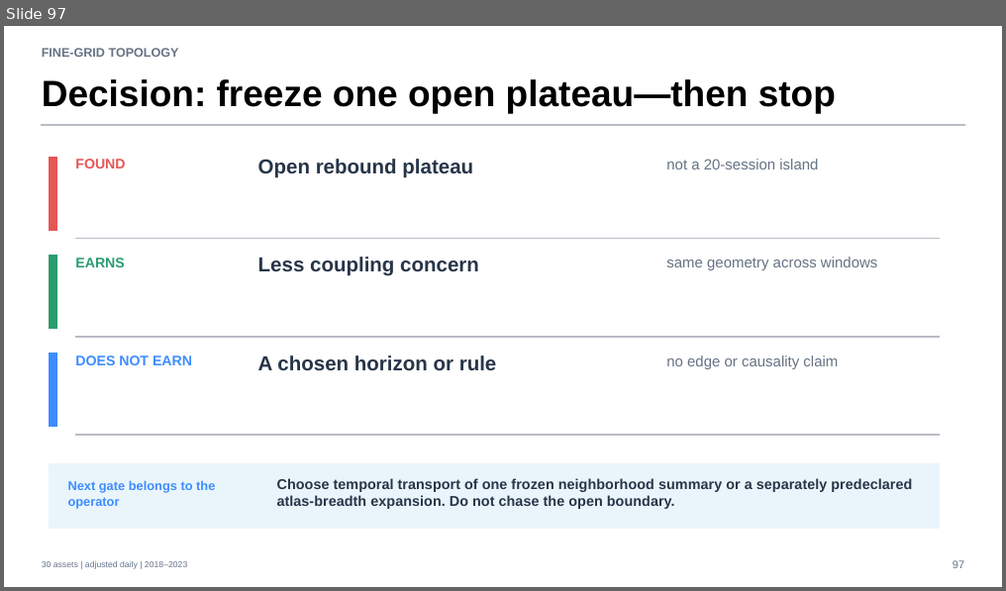
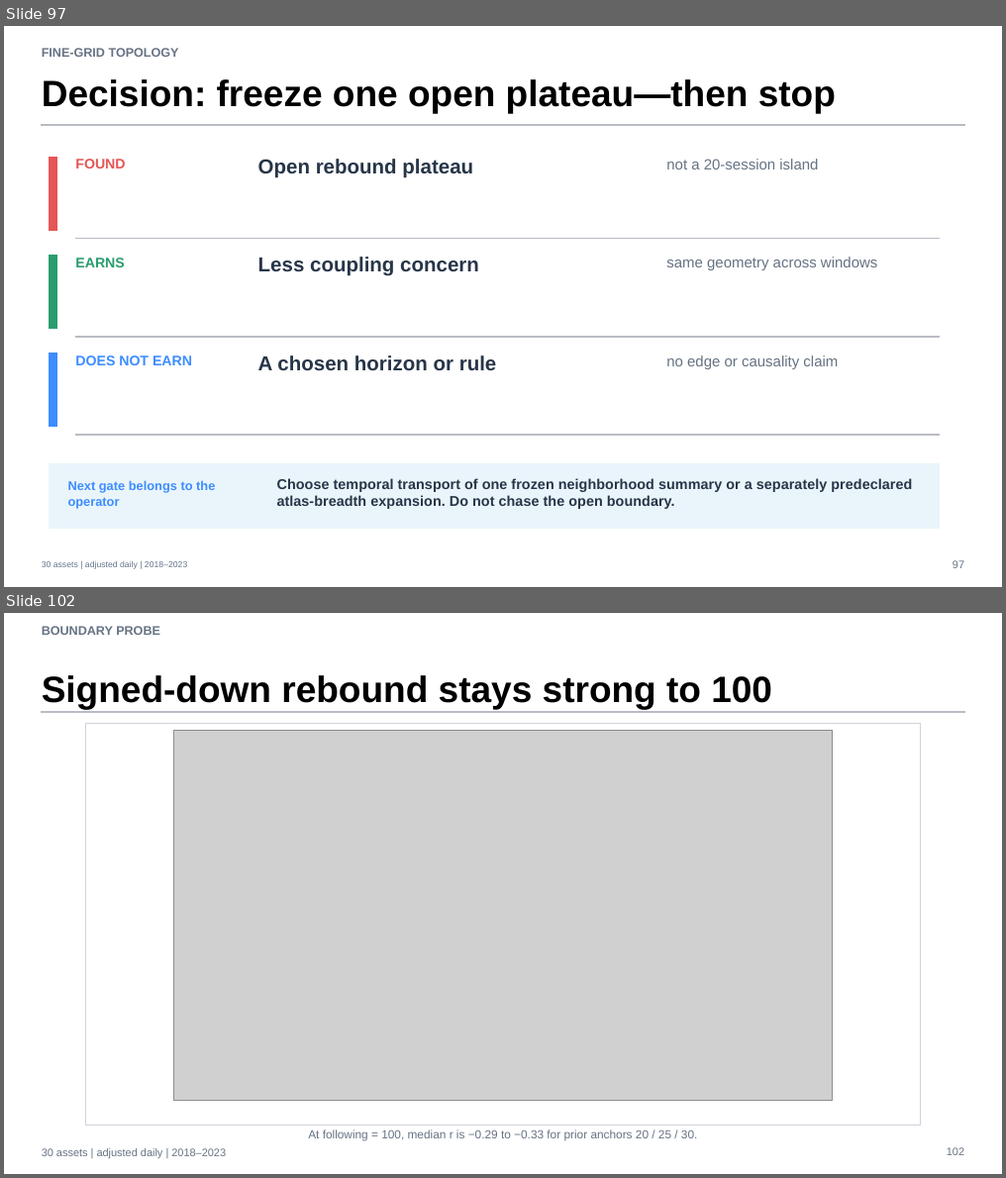
Before and after one commit to Francisc0Franc0/Time-Series-Modeling-Gen5, a slide deck: operator_hypothesis_lab/presentations/tsla_descriptive_microscope_evidence.pptx. Shown one above the other, each under a label of ours: slide 97 before the commit, slides 97 and 102 after it; the slides between them are not shown. The pictures are 1006x591 and 1006x1178 pixels, drawn with LibreOffice and Linux fonts; fonts in the diff are those of the drawing; grey boxes stand for pictures. Boxes give left, top, right and bottom in pixels: in the first picture for what was removed or moved away, otherwise in the second. Text is boxed around its words. In the diff, an @@ line names an element or a change of style, - is before the commit and + after.

Commit message:
Probe loss-rebound boundary through 100 sessions

```diff
--- a/operator_hypothesis_lab/presentations/tsla_descriptive_microscope_evidence.pptx
+++ b/operator_hypothesis_lab/presentations/tsla_descriptive_microscope_evidence.pptx
@@ slide 102 added at <box>4,613,1002,1174</box>, background #FFFFFF @@
@@ text added at <box>42,626,160,635</box>, 12 pt, text #667384, bold @@
+BOUNDARY PROBE
@@ text added at <box>42,675,772,709</box>, 35.2 pt, text #000000, bold @@
+Signed-down rebound stays strong to 100
@@ rectangle added at <box>42,711,964,713</box>, fill #B8BCC4, outline #B8BCC4 0 pt @@
@@ rectangle added at <box>85,724,921,1125</box>, fill #FFFFFF, outline #CDD3DA 0.75 pt @@
@@ picture added at <box>174,730,833,1100</box> @@
@@ text added at <box>308,1130,697,1142</box>, 11.2 pt, text #667384 @@
+At following = 100, median r is −0.29 to −0.33 for prior anchors 20 / 25 / 30.
@@ text added at <box>42,1149,226,1158</box>, 10.5 pt, text #667384 @@
+30 assets | adjusted daily | 2018–2023
@@ text added at <box>946,1148,964,1156</box>, 10.5 pt, text #667384 @@
+102
```
Also in this commit, not shown: 7 other slides added, 6 other files.
